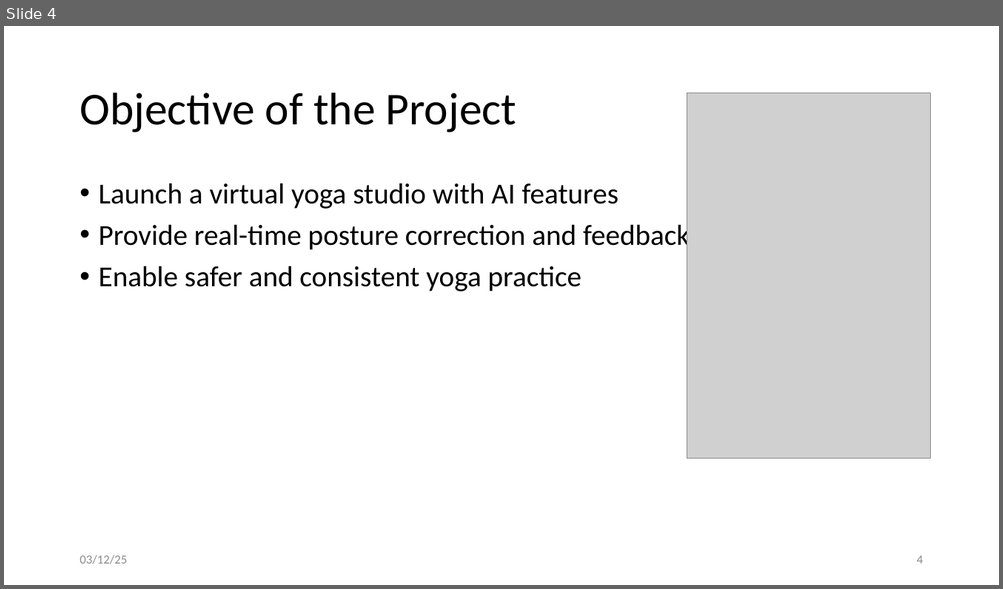
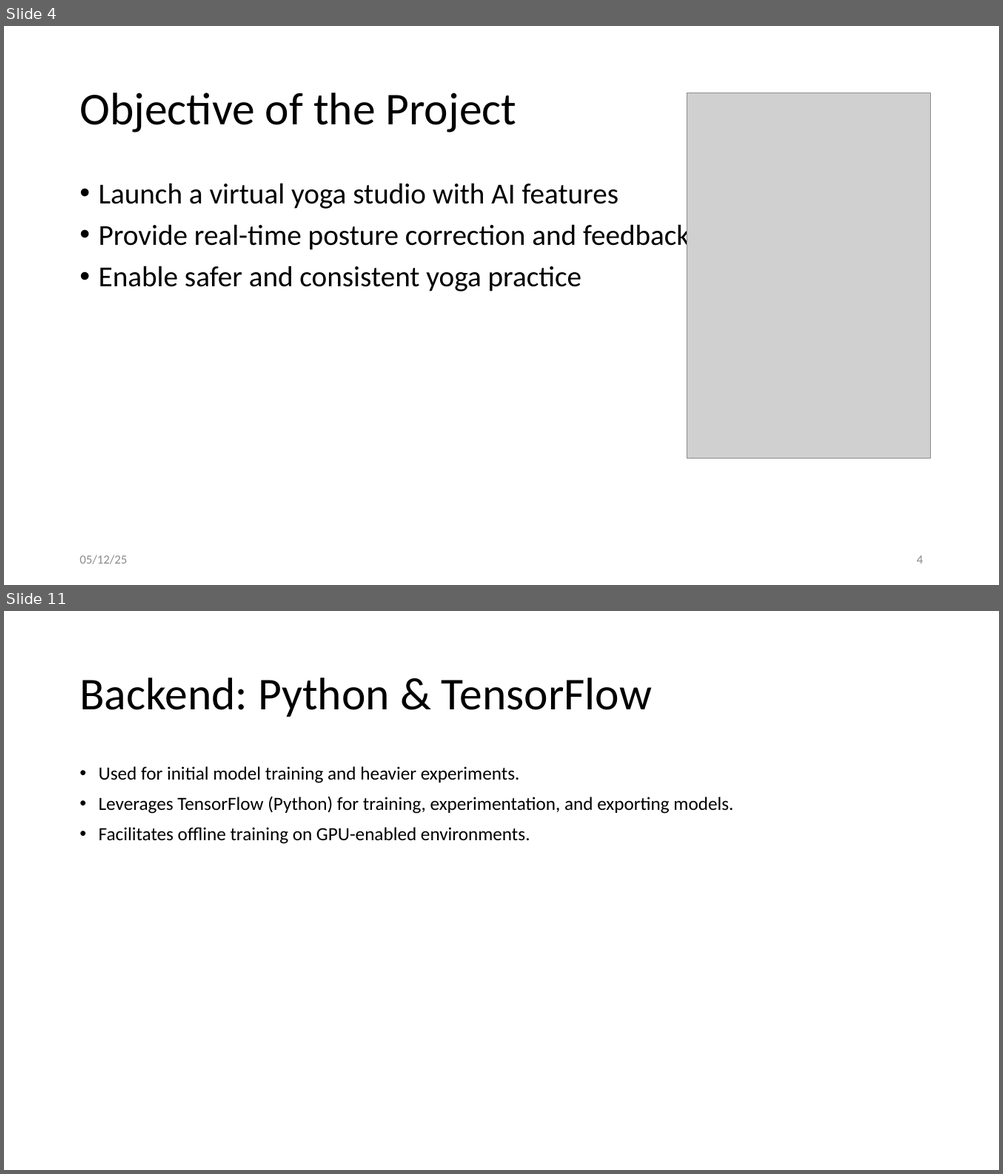
Before and after one commit to SaiSudhaV/VirtualYogaTrainer, a slide deck: docs/MT24AAC019_MiniProject_Evaluation3.pptx. Shown one above the other, each under a label of ours: slide 4 before the commit, slides 4 and 11 after it; the slides between them are not shown. The pictures are 1003x589 and 1003x1174 pixels, drawn with LibreOffice and Linux fonts; fonts in the diff are those of the drawing; grey boxes stand for pictures. Boxes give left, top, right and bottom in pixels: in the first picture for what was removed or moved away, otherwise in the second. Text is boxed around its words. In the diff, an @@ line names an element or a change of style, - is before the commit and + after.

```diff
--- a/docs/MT24AAC019_MiniProject_Evaluation3.pptx
+++ b/docs/MT24AAC019_MiniProject_Evaluation3.pptx
@@ slide 11 added at bbox=[4, 611, 999, 1170], background #FFFFFF @@
@@ title added at bbox=[79, 678, 652, 717], 44 pt, text #000000 @@
+Backend: Python & TensorFlow
@@ text added at bbox=[99, 766, 733, 844], 18 pt, text #000000 @@
+• Used for initial model training and heavier experiments.
+• Leverages TensorFlow (Python) for training, experimentation, and exporting models.
+• Facilitates offline training on GPU-enabled environments.
@@ slide 4 changed as well @@
@@ text at bbox=[79, 555, 127, 565]: text changed @@
-03/12/25
+05/12/25
```
Also in this commit, not shown: 8 other slides changed, 16 other slides added, 1 slide removed, 13 other files.
